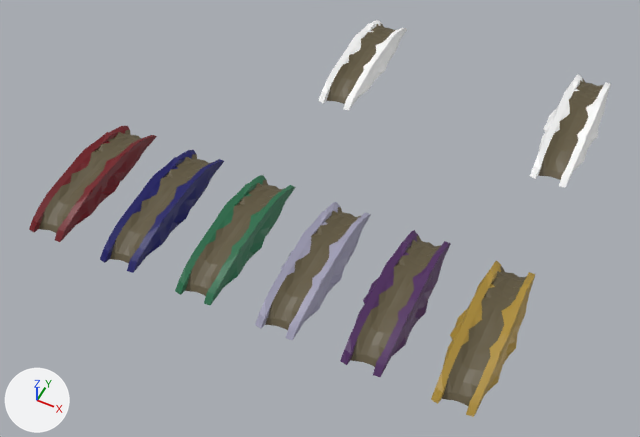
The Blender file src/road.blend, before and after one commit.
The view is the same before and after, from a camera (50 mm lens) standing at (1.61, -2.9, 3.25) and looking at (0.23, -0.13, -0.22). Every picture has the same lights, and +X, +Y and +Z are marked at lower left. Objects named as collision shapes, trigger or cutter boxes, shadow casters or lower levels of detail are left out.

Before the edit, the objects in view are built like this:
```python
ob_roadmasterlarge = bpy.data.objects.new('RoadMasterLarge', me_cylinder_007)
ob_roadmasterlarge.location = (1.237, 0.915, 0.0)
ob_roadmasterlarge.rotation_euler = (0.0, 1.571, 0.0)  # degrees (0, 90, 0)
ob_roadmasterlarge.scale = (0.692, 1.1, 0.631)
ob_roadmastersmall = bpy.data.objects.new('RoadMasterSmall', me_cylinder)
ob_roadmastersmall.location = (0.0, 0.915, 0.0)
ob_roadmastersmall.rotation_euler = (0.0, 1.571, 0.0)  # degrees (0, 90, 0)
ob_roadmastersmall.scale = (0.692, 1.0, 0.631)
ob_roadyellow = bpy.data.objects.new('RoadYellow', me_cylinder_006)
ob_roadyellow.location = (-0.833, -0.569, 0.0)
ob_roadyellow.rotation_euler = (0.0, 1.571, 0.0)  # degrees (0, 90, 0)
ob_roadyellow.scale = (0.692, 1.0, 0.631)
# also in view: 'RoadRed' at (-0.83, -0.57, 0.04); 'RoadGreen' at (0.01, -0.57, 0.04); 'RoadPurple' at (0.85, -0.57, 0.04); 'RoadWhite' at (0.43, -0.57, 0.04); 'RoadBlue' at (-0.41, -0.57, 0.04)
```
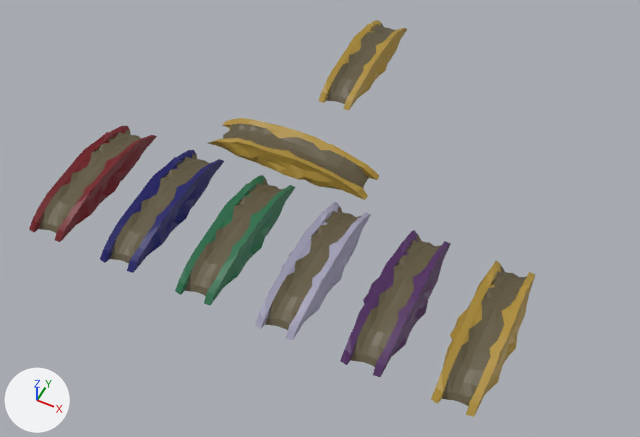
Where the newer file only moved an object's origin or applied its transform, the numbers keep the older frame.

Changed parts and their boxes (x1, y1, x2, y2) in the pictures (640 x 437 px):
```json
{"object": "RoadMasterLarge", "change": "recoloured, reshaped", "before": [530, 74, 611, 187], "after": [208, 118, 379, 200], "on screen": "110% wider, 27% shorter"}
{"object": "RoadMasterSmall", "change": "recoloured", "before": [318, 20, 407, 110], "after": [318, 20, 407, 110], "on screen": "white to yellow"}
```

Edits to the scene script, one JSON object a line:
```json
{"op": "set", "path": "mat_roadcolormat.base_color", "old": "(1.0, 1.0, 1.0)", "new": "(0.418, 0.266, 0.0356)", "note": "white #ffffff -> yellow #ad8d35"}
{"block": "me_cylinder_007", "where": "me_cylinder_007.from_pydata(...)  # 364 vertices, 724 faces; spans x -0.137..0.033, y -0.423..0.418, z -0.217..0.227"}
{"block": "me_cylinder_007", "where": "# used by ob_roadmasterlarge; location = (1.237, 0.915, 0.0); rotation_euler = (0.0, 1.571, 0.0), in degrees (0, 90, 0); scale = (0.692, 1.1, 0.631)"}
{"block": "me_cylinder_007", "change": "me_cylinder_007 part 1: the whole mesh is multiplied about its middle by the matrix ((1.0, 0.0, 0.0), (0.0, 0.0, 0.574), (0.0, -1.743, 0.0)), then moved by (-0.028, -0.826, -1.961)"}
```
